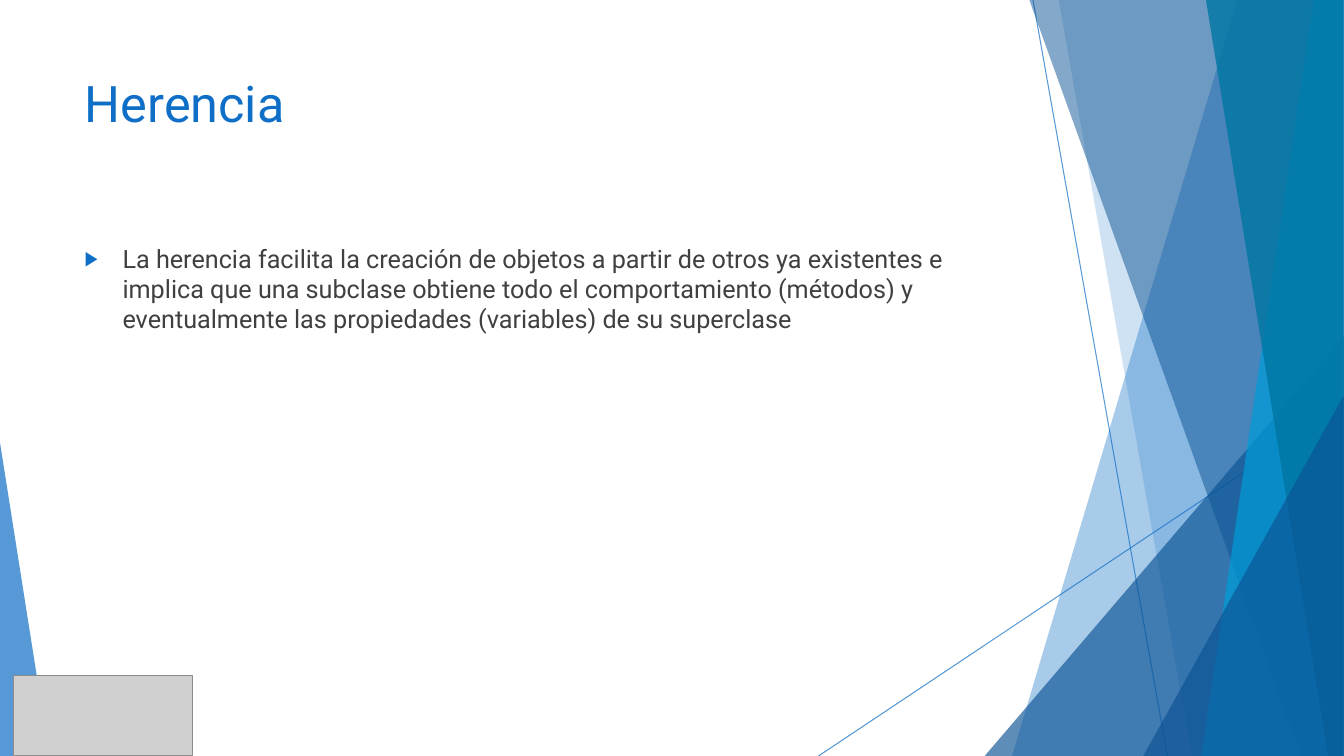
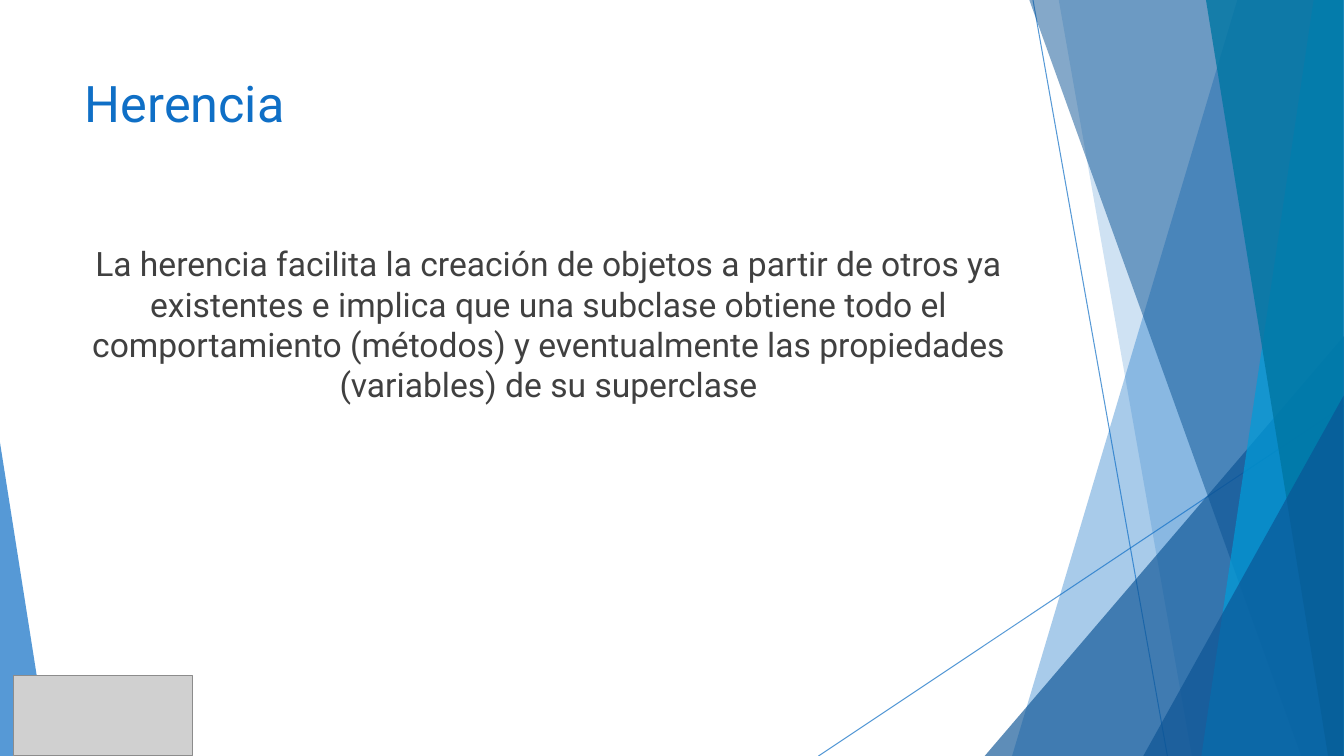
Before and after one commit to MChuil/Java, a slide deck: slide 46 of JAVA.pptx (slide 43 before the commit). Drawn at 1344x756 pixels with LibreOffice and Linux fonts; fonts in the diff are those of the drawing; grey boxes stand for pictures. Boxes give left, top, right and bottom in pixels: in the first picture for what was removed or moved away, otherwise in the second. Text is boxed around its words. In the diff, an @@ line names an element or a change of style, - is before the commit and + after.

Commit message:
Herencia e Interfaces
Ejemplo de herencia, interfaces y lectura de texto plano

```diff
--- a/JAVA.pptx
+++ b/JAVA.pptx
@@ text "La herencia facilita la creación ..." at [92, 250, 1004, 405]: size 18 to 24 pt; alignment left to centre; bullet ▶ to none @@
```
Also in this commit, not shown: 15 slides added, 49 other files.
